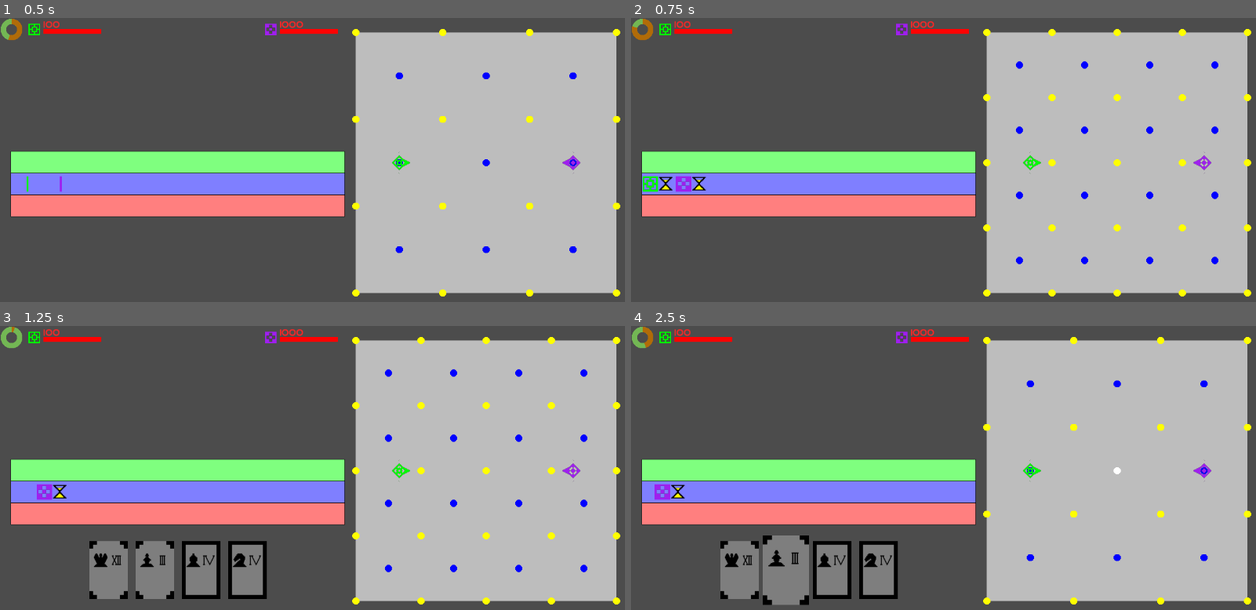
Above: before the commit, frames 1-4 (two rows, left to right).
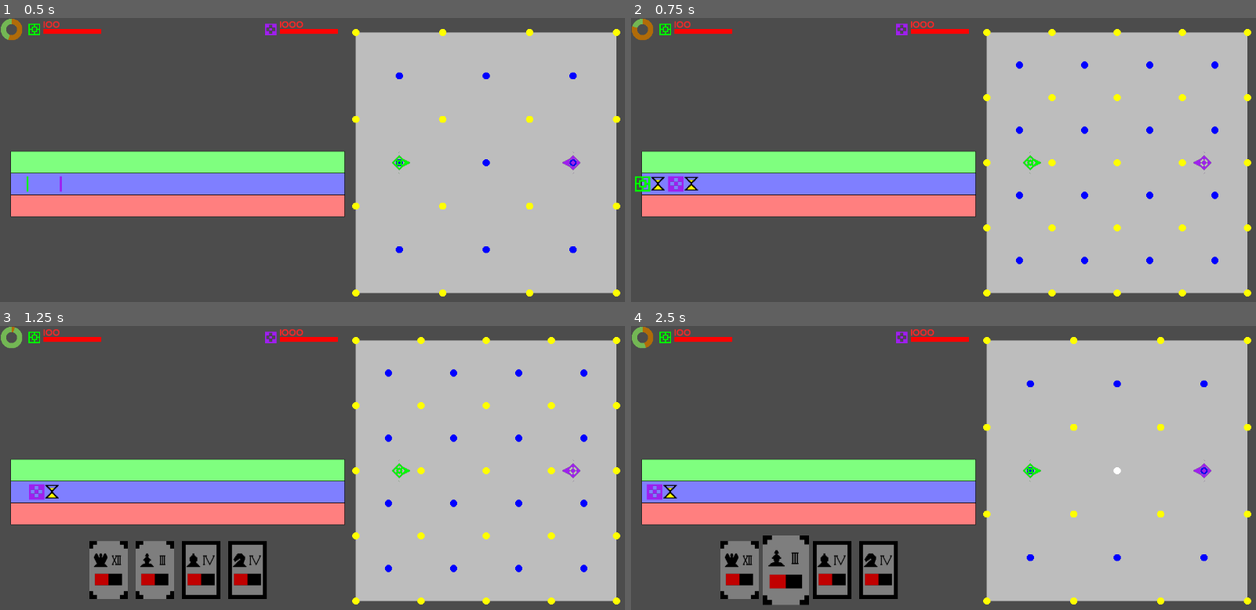
Above: after the commit, the same moments.

Repository: Pe3Hu/kanikani
Game: Godot game, scene res://scenes/Game.tscn
The game is run twice, just before and just after one commit, with the same random seed, the same clock (stepped at 60 frames per second) and the same inputs.
Inputs (mouse positions are in pixels of both pictures, inside the frame that each line leads up to):
- Up to frame 1 (0.5 s): no input
- Up to frame 2 (0.75 s): tap Enter at 0.5 s; move the mouse to (1081, 148) at 0.52 s; hold W from 0.53 s (still down); tap 2 at 0.6 s; click (1081, 148) at 0.67 s
- Up to frame 3 (1.25 s): keep holding W
- Up to frame 4 (2.5 s): tap Space at 1.25 s; move the mouse to (737, 570) at 1.27 s; release W at 1.28 s; hold S 1.28-2.03 s; tap 2 at 1.35, 2.3 s; click (737, 570) at 1.42 s; tap Enter at 2 s; move the mouse to (787, 570) at 2.02 s; hold W from 2.03 s (still down); tap Q at 2.1 s; click (787, 570) at 2.17 s

Frame 1 is identical in both runs. In frame 2, 0.4% of the frame differs, in the area x 0-13%, y 55-62%; in frame 3, 1.0%; in frame 4, 1.1%, in the area x 2-42%, y 55-93%.

Commit message:
update version 0.0063
1. cord bias update

Diff:
--- a/scenes/Act.tscn
+++ b/scenes/Act.tscn
@@ -11,6 +11,7 @@
 [node name="Dancer" type="Sprite" parent="."]
 visible = false
 texture = ExtResource( 1 )
+offset = Vector2( -16, 0 )
 
 [node name="Narrow" type="Sprite" parent="."]
 texture = ExtResource( 4 )
@@ -18,4 +19,4 @@
 [node name="Effect" type="Sprite" parent="."]
 visible = false
 texture = ExtResource( 2 )
-offset = Vector2( 32, 0 )
+offset = Vector2( 16, 0 )
--- a/scenes/Card.tscn
+++ b/scenes/Card.tscn
@@ -7,7 +7,7 @@
 [ext_resource path="res://assets/layers/square/1.png" type="Texture" id=5]
 
 [sub_resource type="RectangleShape2D" id=1]
-extents = Vector2( 39.5, 59.5 )
+extents = Vector2( 40, 60 )
 
 [node name="Card" type="Area2D"]
 script = ExtResource( 1 )
@@ -27,6 +27,7 @@
 offset = Vector2( 16, -20 )
 
 [node name="Exam" type="Sprite" parent="."]
+offset = Vector2( 0, 20 )
 
 [node name="CollisionShape2D" type="CollisionShape2D" parent="."]
 shape = SubResource( 1 )
--- a/scripts/Act.gd
+++ b/scripts/Act.gd
@@ -25,6 +25,10 @@
 					"move":
 						path += act_.obj.effect.word.content+"/"
 						name_ = act_.obj.card.obj.pas.word.chesspiece+name_
+					"exam":
+						var team = act_.obj.dancer.obj.troupe.word.team
+						path += act_.obj.effect.word.content+"/"+team+"/"
+						name_ = act_.obj.card.obj.exam.word.name+name_
 					"hitch":
 						name_ = act_.obj.effect.word.content+name_
 					"rest":
@@ -40,3 +44,7 @@
 	for key in Global.arr.sprite.act:
 		var sprite = get_node(key)
 		sprite.visible = !sprite.visible
+
+func effect_reposition():
+		var sprite = get_node("Effect")
+		sprite.position.x = Global.vec.sprite.size.x/2
--- a/scripts/Card.gd
+++ b/scripts/Card.gd
@@ -24,7 +24,8 @@
 				path = path+"layers/square/"
 				name_ = str(obj.pas.num.layer)+name_
 			"Exam":
-				path = path+"exams/"
+				var team = obj.card.obj.dancer.obj.troupe.word.team
+				path = path+"effects/exam/"+team+"/"
 				name_ = obj.exam.word.name+name_
 			"Border":
 				path = path+"cards/"
@@ -38,9 +39,9 @@
 
 func get_size():
 	#var size = get_node("CollisionShape2D").position*2*scale
-	var size = Vector2(80,120)
 	var shape = get_node("CollisionShape2D").get_shape()
-	print(shape)
+	var size = shape.extents*2
+	print(size)
 	return size
 
 func _on_Card_mouse_entered():
--- a/scripts/Classes_2.gd
+++ b/scripts/Classes_2.gd
@@ -137,24 +137,25 @@
 			var data = {}
 			data.time = 0
 
+			if content != "exam":
+				input.value = obj.dancer.obj.feature.dict[content].current
+
 			match content:
 				"rest":
-					data.time = obj.dancer.num.time.hitch
+					data.time = input.value
 				"rotate":
 					obj.dancer.get_angle_by_target(obj.pas.obj.dot)
 
 					if obj.dancer.num.angle.current != obj.dancer.num.angle.target:
-						input.value = obj.dancer.obj.feature.dict["rotate"].current
 						input.cast = "stream"
 						data.time = obj.dancer.get_time_for_rotate()
 				"move":
 					input.cast = "stream"
-					input.value = obj.dancer.obj.feature.dict["move"].current
 					data.time = obj.dancer.get_time_for_move(obj.pas.obj.dot.vec.position)
 				"exam":
-					data.time = obj.exam.obj.challenge["preparation"]
+					data.time = obj.exam.obj.challenge.num.preparation.max
 				"rest":
-					data.time = obj.dancer.num.time.rest
+					data.time = input.value
 
 			if data.time > 0:
 				data.dancer = obj.dancer
--- a/scripts/Classes_3.gd
+++ b/scripts/Classes_3.gd
@@ -65,7 +65,7 @@
 		num.end = input_.end
 		num.time = input_.time
 		vec.position = input_.position
-		vec.shifted = input_.position
+		vec.bias = input_.position
 		num.r = Global.num.ballroom.a/4
 		color.current = Color.white
 		flag.temp = true
@@ -79,6 +79,9 @@
 
 		if !obj.timeflow.flag.narrow:
 			scene.act.switch_narrow()
+
+		if obj.effect.word.content == "exam":
+			scene.act.effect_reposition()
 
 	func shift(vec_):
 		vec.position.x += vec_.x
@@ -156,6 +159,34 @@
 		data.act = act
 		obj.timeflow.arr.timeline.append(data)
 
+	func update_bias():
+		var datas = []
+		var x = Global.vec.sprite.size.x
+
+		for pause in dict.pause.keys():
+			for act in dict.pause[pause]:
+				var data = {}
+				data.act = act
+				data.x = act.vec.position.x
+				data.bias = 2*x
+				data.value = data.x
+
+				if data.act.obj.effect.word.content == "exam":
+					data.bias += x
+
+				datas.append(data)
+
+		datas.sort_custom(Classes_0.Sorter, "sort_ascending")
+
+		for _i in range(1,datas.size(),1):
+			var _j = _i-1
+
+			if datas[_i].x-datas[_j].x < datas[_i].bias:
+				datas[_i].x = datas[_j].x+datas[_j].bias
+
+		for data in datas:
+			data.act.vec.bias = Vector2(data.x,data.act.vec.position.y)
+
 class Dent:
 	var num = {}
 	var arr = {}
@@ -268,8 +299,17 @@
 	func shift_act_sprites():
 		flag.narrow = !flag.narrow
 
+		for kye in dict.cord.keys():
+			var cord = dict.cord[kye]
+			cord.update_bias()
+
 		for timeline in arr.timeline:
 			timeline.act.scene.act.switch_narrow()
+
+			if flag.narrow:
+				timeline.act.scene.act.position = timeline.act.vec.position
+			else:
+				timeline.act.scene.act.position = timeline.act.vec.bias
 
 	func clean_temp():
 		for timeline in arr.timeline:
--- a/scripts/Game.gd
+++ b/scripts/Game.gd
@@ -2,7 +2,6 @@
 
 
 func _ready():
-#	datas.sort_custom(Sorter, "sort_ascending")
 	Global.obj.ballroom = Classes_0.Ballroom.new()
 	Global.obj.easel = Classes_2.Easel.new()
 	Global.obj.timeflow = Classes_3.Timeflow.new()
--- a/scripts/Global.gd
+++ b/scripts/Global.gd
@@ -245,6 +245,9 @@
 	vec.mob.offset = Vector2(vec.ballroom.offset.x-vec.dancer.ui.x+num.border.gap,num.border.gap)
 	vec.mob.current = vec.mob.offset
 
+	vec.sprite = {}
+	vec.sprite.size = Vector2(32,32)
+
 
 func init_color():
 	color.cord = {
Renamed: assets/exams/champion/exam_0.png -> assets/effects/exam/champion/exam_0.png
Not shown, added: assets/effects/exam/champion/exam_0.png.import
Renamed: assets/exams/champion/exam_1.png -> assets/effects/exam/champion/exam_1.png
Not shown, added: assets/effects/exam/champion/exam_1.png.import
Renamed: assets/exams/champion/exam_2.png -> assets/effects/exam/champion/exam_2.png
Not shown, added: assets/effects/exam/champion/exam_2.png.import
Renamed: assets/exams/champion/exam_3.png -> assets/effects/exam/champion/exam_3.png
Not shown, added: assets/effects/exam/champion/exam_3.png.import
Renamed: assets/exams/champion/exam_4.png -> assets/effects/exam/champion/exam_4.png
Not shown, added: assets/effects/exam/champion/exam_4.png.import
Renamed: assets/exams/champion/exam_5.png -> assets/effects/exam/champion/exam_5.png
Not shown, added: assets/effects/exam/champion/exam_5.png.import
(and 42 more such lines)
